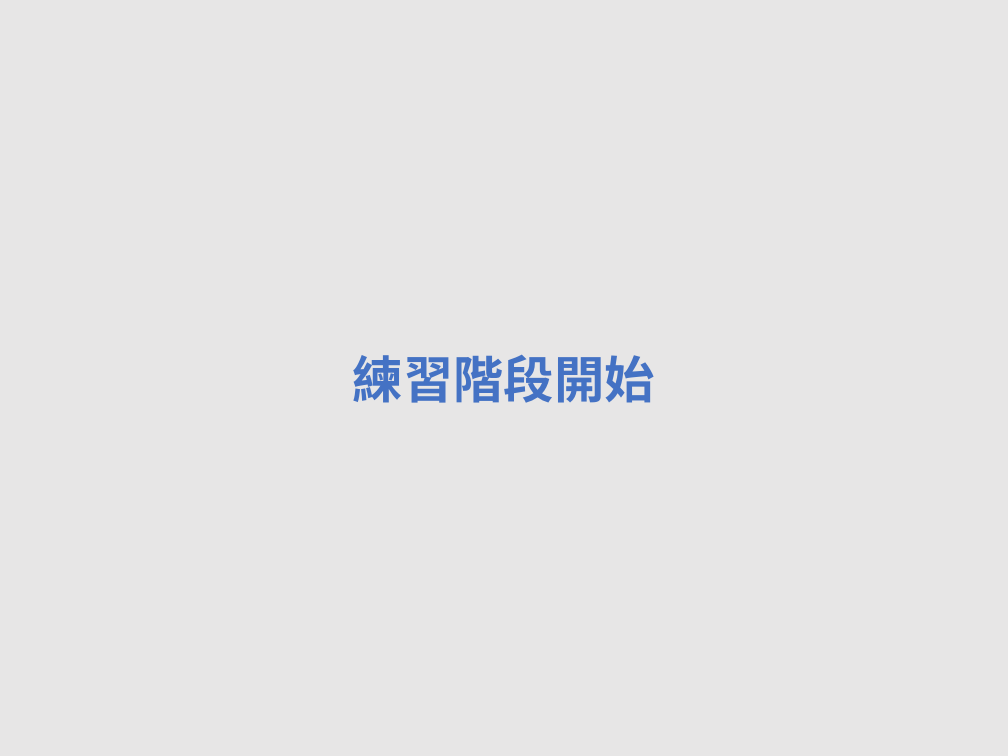
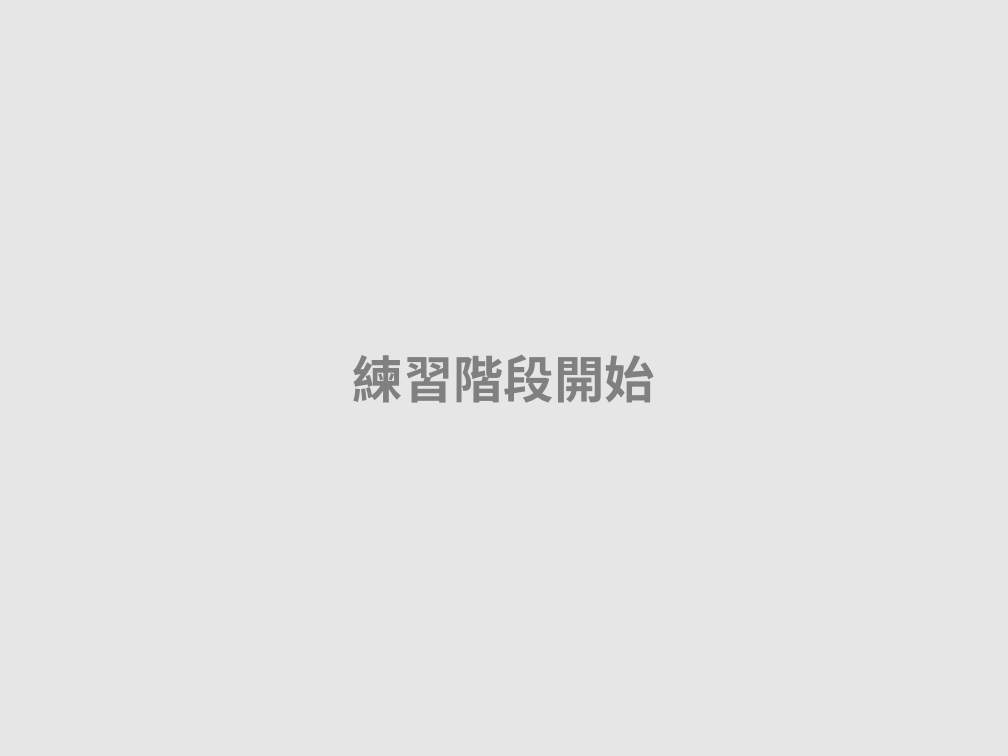
Before and after one commit to EJ-Chang/OSD-Study, a slide deck: slide 18 of WheelOSDtest/StimulusPNG.pptx. Drawn at 1008x756 pixels with LibreOffice and Linux fonts; fonts in the diff are those of the drawing. Boxes give left, top, right and bottom in pixels: in the first picture for what was removed or moved away, otherwise in the second. Text is boxed around its words. In the diff, an @@ line names an element or a change of style, - is before the commit and + after.

```diff
--- a/WheelOSDtest/StimulusPNG.pptx
+++ b/WheelOSDtest/StimulusPNG.pptx
@@ text "練習階段開始" at <box>353,355,655,403</box>: text colour #4472C4 to #808080 @@
```
Also in this commit, not shown: 7 other slides changed, 12 slides added, 12 slides removed, 14 other files.
